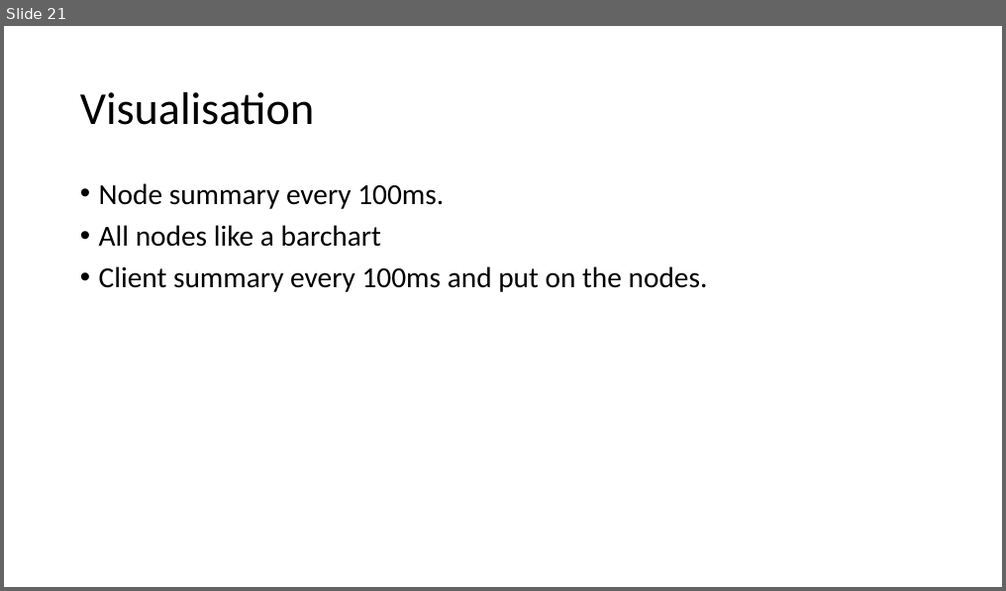
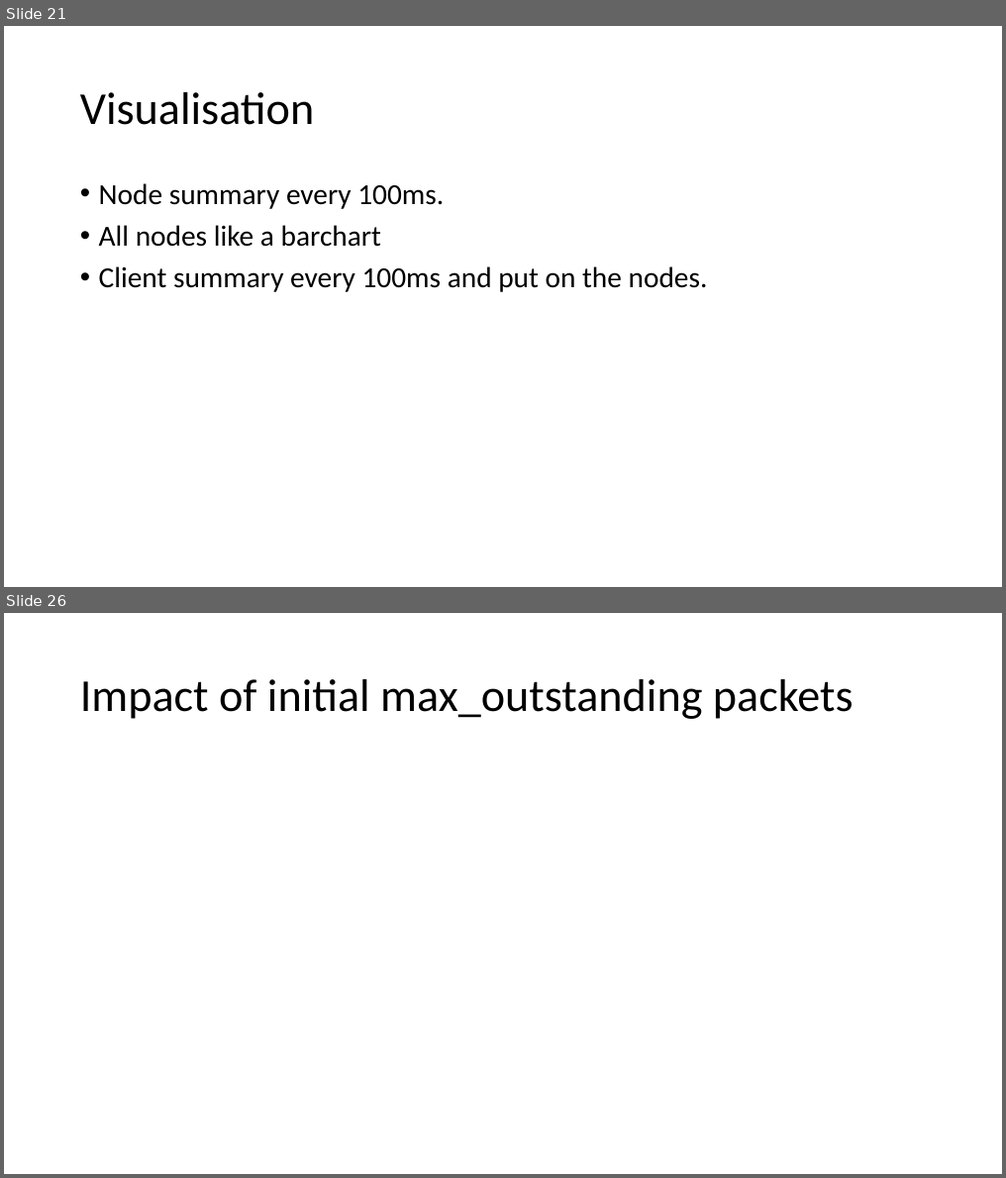
Before and after one commit to adhocmaster/pyns, a slide deck: doc/plan.pptx. Shown one above the other, each under a label of ours: slide 21 before the commit, slides 21 and 26 after it; the slides between them are not shown. The pictures are 1006x591 and 1006x1178 pixels, drawn with LibreOffice and Linux fonts; fonts in the diff are those of the drawing. Boxes give left, top, right and bottom in pixels: in the first picture for what was removed or moved away, otherwise in the second. Text is boxed around its words. In the diff, an @@ line names an element or a change of style, - is before the commit and + after.

```diff
--- a/doc/plan.pptx
+++ b/doc/plan.pptx
@@ slide 26 added at (4, 613, 1002, 1174), background #FFFFFF @@
@@ title added at (80, 679, 853, 719), 44 pt, text #000000 @@
+Impact of initial max_outstanding packets
```
Also in this commit, not shown: 7 other slides added, 7 other files.
